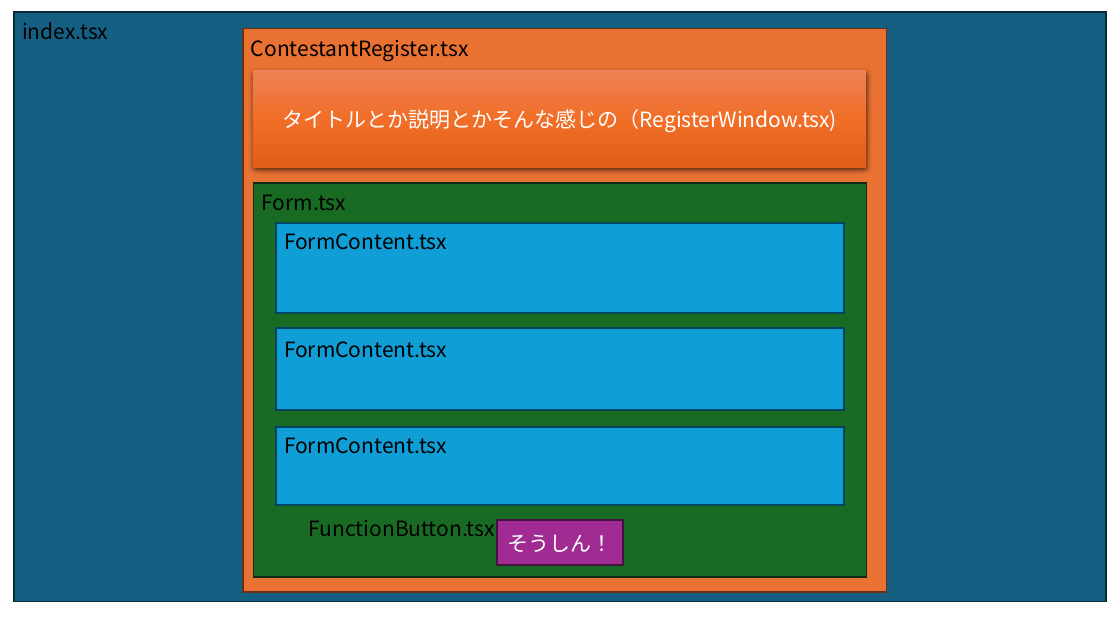
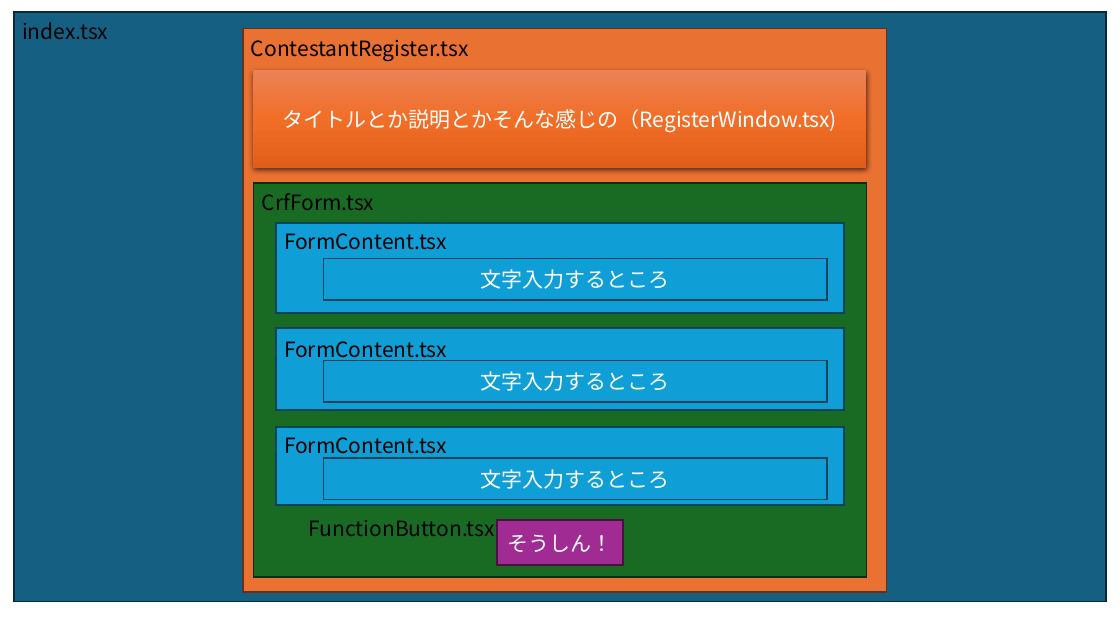
Before and after one commit to JapanDreamMatch/wows-crf, a slide deck: slide 3 of docs/dev-memo/画面設計案.pptx. Drawn at 1120x630 pixels with LibreOffice and Linux fonts; fonts in the diff are those of the drawing. Boxes give left, top, right and bottom in pixels: in the first picture for what was removed or moved away, otherwise in the second. Text is boxed around its words. In the diff, an @@ line names an element or a change of style, - is before the commit and + after.

```diff
--- a/docs/dev-memo/画面設計案.pptx
+++ b/docs/dev-memo/画面設計案.pptx
@@ text at (262, 193, 375, 210): text changed @@
-Form.tsx
+CrfForm.tsx
@@ rectangle added at (323, 259, 827, 300), fill #0F9ED5, outline #07455D 1.5 pt, 18 pt, text #FFFFFF @@
+文字入力するところ
@@ rectangle added at (323, 360, 827, 402), fill #0F9ED5, outline #07455D 1.5 pt, 18 pt, text #FFFFFF @@
+文字入力するところ
@@ rectangle added at (323, 458, 827, 499), fill #0F9ED5, outline #07455D 1.5 pt, 18 pt, text #FFFFFF @@
+文字入力するところ
```
Also in this commit, not shown: 1 other slide changed, 16 other files.
